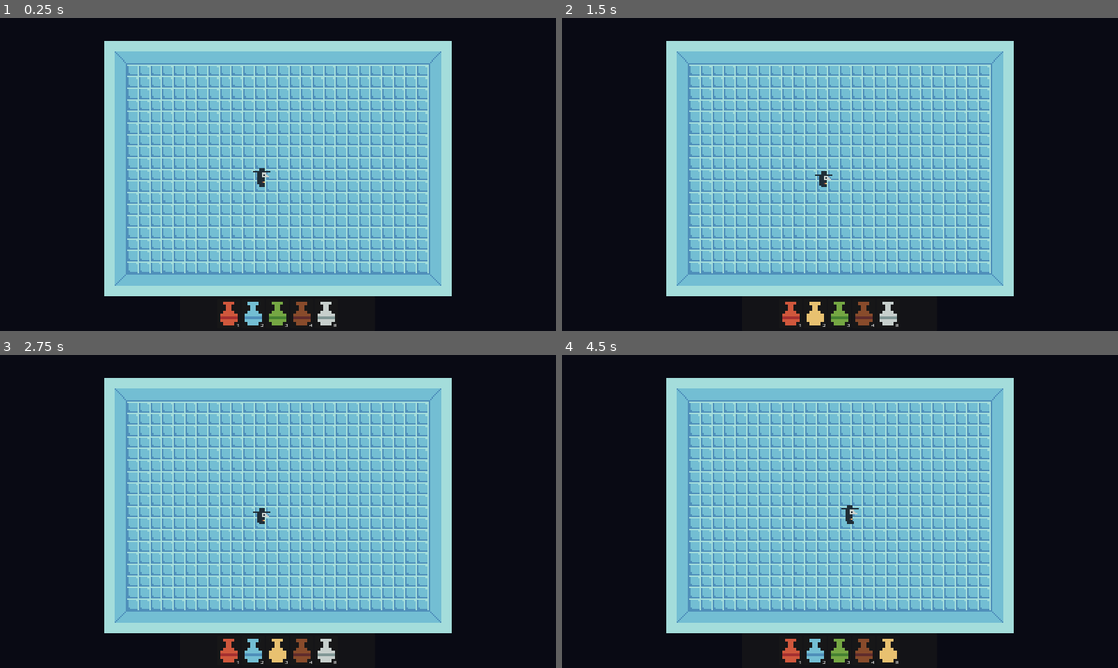
Above: before the commit, frames 1-4 (two rows, left to right).
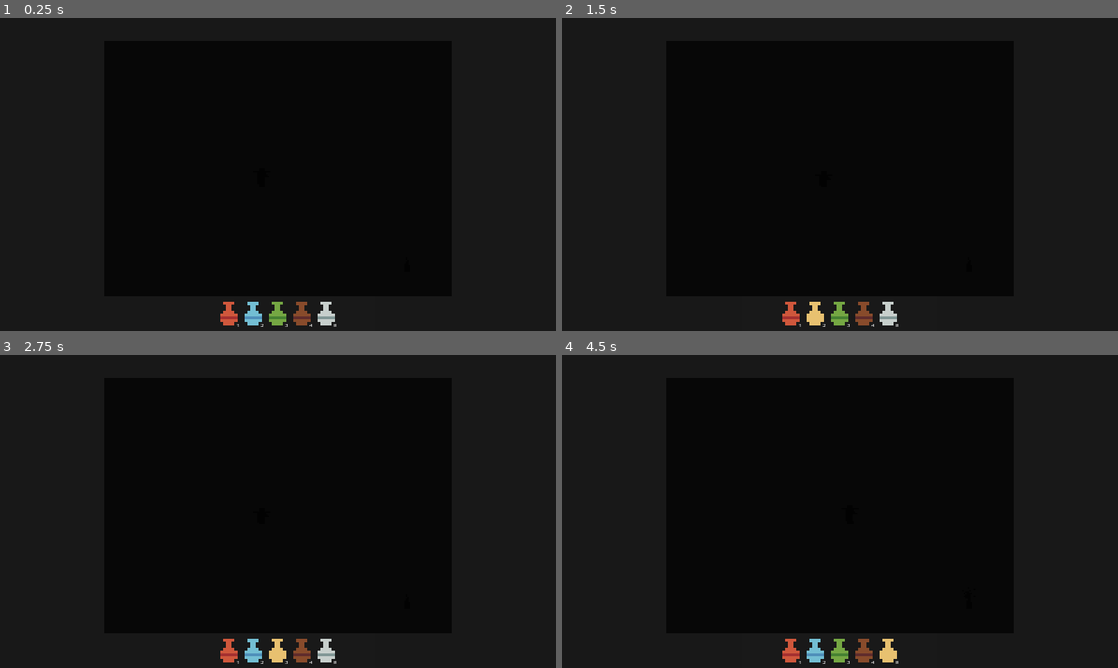
Above: after the commit, the same moments.

Repository: brokenskygames/pirate_jam_15
Game: Godot game, scene res://rooms/test_room_1.tscn
Two runs of this game, one before a commit and one after it. Both use one fixed random seed, a clock stepped at 60 frames per second and the inputs below.
Inputs:
- Up to frame 1 (0.25 s): no input
- Up to frame 2 (1.5 s): click "1" at 0.5 s; click "2" at 1.25 s
- Up to frame 3 (2.75 s): click "3" at 2 s
- Up to frame 4 (4.5 s): click "4" at 2.75 s; click "R" at 3.5 s; tap Enter at 4.25 s; hold Right (ui_right) from 4.28 s (still down); hold Space (use_vial) from 4.28 s (still down)

The runs differ from the first frame. In frame 1, 51% of the frame differs, in the area x 18-82%, y 7-89%; in frame 2, 51%; in frame 3, 51%; in frame 4, 51%.
Error after the commit: Invalid assignment of property or key 'visible' with value of type 'bool' on a base object of type 'null instance'. (res://entities/interactables/candle.gd:14)

Commit message:
Added a darkness effect
The candle is looking for fire or lighting "Groups" to light, and water and air "Groups" to turn off.

Diff:
--- /dev/null
+++ b/effects/darkness_mask.tscn
@@ -0,0 +1,4 @@
+[gd_scene format=3 uid="uid://cfm2vw1xaaxi3"]
+
+[node name="DarknessMask" type="CanvasModulate"]
+color = Color(0, 0, 0, 0.682353)
--- /dev/null
+++ b/entities/interactables/candle.gd
@@ -0,0 +1,32 @@
+extends StaticBody2D
+
+@export var darkness_mask : CanvasModulate
+var candle_lit := false
+@onready var animation_player: AnimationPlayer = %AnimationPlayer
+
+func _unhandled_input(event: InputEvent) -> void:
+	if event.is_action_pressed("use_vial"):
+		light_candle()
+
+func light_candle():
+	animation_player.play("lit")
+	candle_lit = true
+	darkness_mask.visible = false
+
+func extinguish_candle():
+	animation_player.play("unlit")
+	candle_lit = false
+	darkness_mask.visible = true
+
+
+func _on_trigger_area_body_entered(body: Node2D) -> void:
+	if not candle_lit:
+		if body.is_in_group("fire"):
+			light_candle()
+		elif body.is_in_group("lightning"):
+			light_candle()
+	if candle_lit:
+		if body.is_in_group("water"):
+			extinguish_candle()
+		elif body.is_in_group("air"):
+			extinguish_candle()
--- a/entities/interactables/candle.tscn
+++ b/entities/interactables/candle.tscn
@@ -1,6 +1,22 @@
-[gd_scene load_steps=8 format=3 uid="uid://onuslx6wppjc"]
+[gd_scene load_steps=10 format=3 uid="uid://onuslx6wppjc"]
 
 [ext_resource type="Texture2D" uid="uid://ci8a483aew8go" path="res://assets/art/interactables/candle.png" id="1_06a7o"]
+[ext_resource type="Script" path="res://entities/interactables/candle.gd" id="1_10i0u"]
+
+[sub_resource type="Animation" id="Animation_4e6tm"]
+length = 0.001
+tracks/0/type = "value"
+tracks/0/imported = false
+tracks/0/enabled = true
+tracks/0/path = NodePath("Sprite2D:frame")
+tracks/0/interp = 1
+tracks/0/loop_wrap = true
+tracks/0/keys = {
+"times": PackedFloat32Array(0),
+"transitions": PackedFloat32Array(1),
+"update": 1,
+"values": [0]
+}
 
 [sub_resource type="Animation" id="Animation_l68f2"]
 resource_name = "candle_animation"
@@ -50,21 +66,6 @@
 "values": [0]
 }
 
-[sub_resource type="Animation" id="Animation_4e6tm"]
-length = 0.001
-tracks/0/type = "value"
-tracks/0/imported = false
-tracks/0/enabled = true
-tracks/0/path = NodePath("Sprite2D:frame")
-tracks/0/interp = 1
-tracks/0/loop_wrap = true
-tracks/0/keys = {
-"times": PackedFloat32Array(0),
-"transitions": PackedFloat32Array(1),
-"update": 1,
-"values": [0]
-}
-
 [sub_resource type="AnimationLibrary" id="AnimationLibrary_dwmpy"]
 _data = {
 "RESET": SubResource("Animation_4e6tm"),
@@ -73,10 +74,14 @@
 "unlit": SubResource("Animation_pod76")
 }
 
-[sub_resource type="CircleShape2D" id="CircleShape2D_3rfo5"]
-radius = 30.0666
+[sub_resource type="RectangleShape2D" id="RectangleShape2D_v6a5f"]
+size = Vector2(20, 31)
+
+[sub_resource type="CircleShape2D" id="CircleShape2D_v1scx"]
+radius = 95.0368
 
 [node name="Candle" type="StaticBody2D"]
+script = ExtResource("1_10i0u")
 
 [node name="Sprite2D" type="Sprite2D" parent="."]
 scale = Vector2(5, 5)
@@ -84,9 +89,19 @@
 hframes = 4
 
 [node name="AnimationPlayer" type="AnimationPlayer" parent="."]
+unique_name_in_owner = true
 libraries = {
 "": SubResource("AnimationLibrary_dwmpy")
 }
 
 [node name="CollisionShape2D" type="CollisionShape2D" parent="."]
-shape = SubResource("CircleShape2D_3rfo5")
+position = Vector2(0, 24.5)
+shape = SubResource("RectangleShape2D_v6a5f")
+
+[node name="TriggerArea" type="Area2D" parent="."]
+
+[node name="TriggerShape" type="CollisionShape2D" parent="TriggerArea"]
+position = Vector2(1, 0)
+shape = SubResource("CircleShape2D_v1scx")
+
+[connection signal="body_entered" from="TriggerArea" to="." method="_on_trigger_area_body_entered"]
--- a/rooms/test_room_1.tscn
+++ b/rooms/test_room_1.tscn
@@ -1,9 +1,11 @@
-[gd_scene load_steps=9 format=3 uid="uid://dwkxqwcgjogum"]
+[gd_scene load_steps=11 format=3 uid="uid://dwkxqwcgjogum"]
 
 [ext_resource type="Texture2D" uid="uid://sd6eo8r4wj67" path="res://assets/art/backgrounds/blank_background.png" id="1_imcme"]
 [ext_resource type="Texture2D" uid="uid://dmtacqa8we73v" path="res://assets/art/tilesets/dungeon_tiles_pirateGJ.png" id="1_s1j56"]
+[ext_resource type="PackedScene" uid="uid://cfm2vw1xaaxi3" path="res://effects/darkness_mask.tscn" id="1_w5k1s"]
 [ext_resource type="PackedScene" uid="uid://qyrp6fb3bmnd" path="res://entities/player/player.tscn" id="2_sbmfg"]
 [ext_resource type="PackedScene" uid="uid://477gakkela1w" path="res://UI/HUD/hud.tscn" id="3_j82sh"]
+[ext_resource type="PackedScene" uid="uid://onuslx6wppjc" path="res://entities/interactables/candle.tscn" id="4_2mi4w"]
 [ext_resource type="PackedScene" uid="uid://cfb7u18ckq2tm" path="res://UI/menus/mix_menu.tscn" id="5_lmkor"]
 [ext_resource type="PackedScene" uid="uid://bgd0xr6tcrsp7" path="res://UI/menus/pause_menu.tscn" id="6_jf6fc"]
 
@@ -63,6 +65,9 @@
 
 [node name="TestRoom1" type="Node2D"]
 
+[node name="DarknessMask" parent="." instance=ExtResource("1_w5k1s")]
+unique_name_in_owner = true
+
 [node name="Background" type="Sprite2D" parent="."]
 texture = ExtResource("1_imcme")
 centered = false
@@ -76,6 +81,10 @@
 
 [node name="Player" parent="." instance=ExtResource("2_sbmfg")]
 position = Vector2(904, 544)
+
+[node name="Candle" parent="." node_paths=PackedStringArray("darkness_mask") instance=ExtResource("4_2mi4w")]
+position = Vector2(1407, 836)
+darkness_mask = NodePath("")
 
 [node name="UI" type="Node" parent="."]
 
